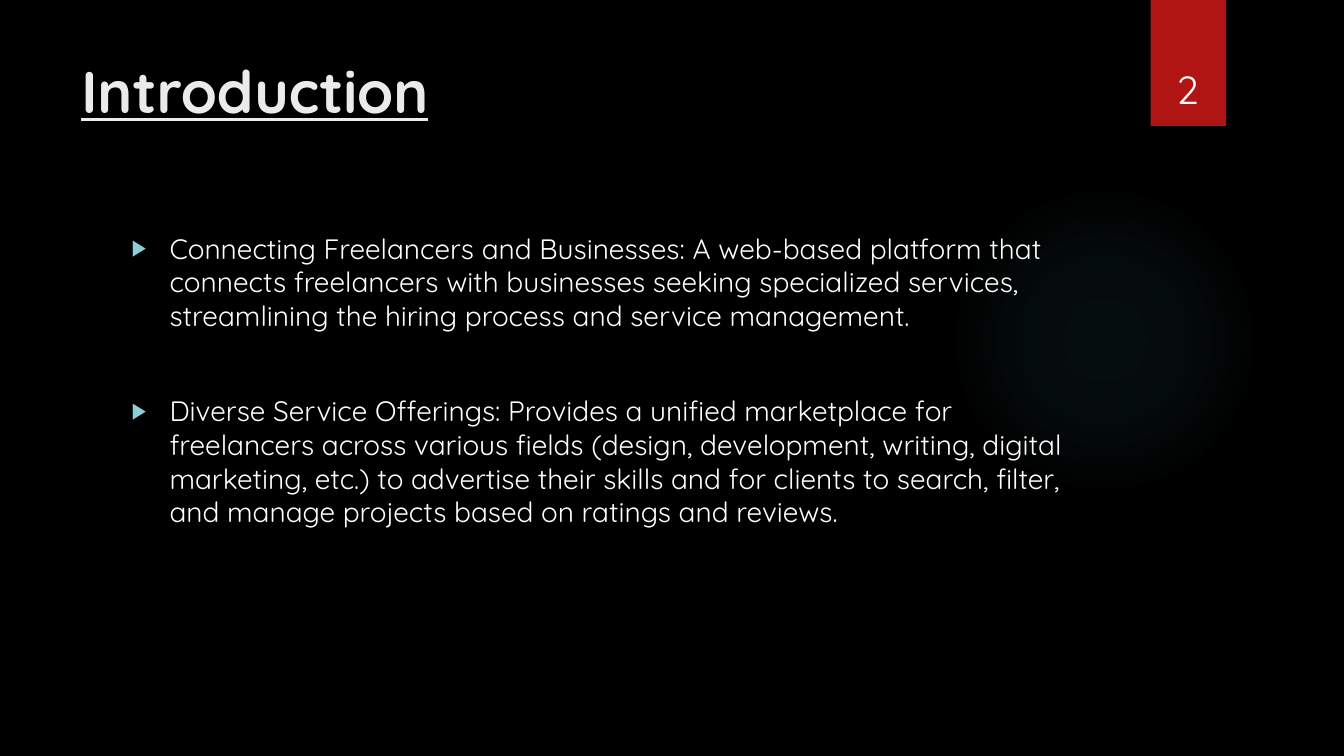
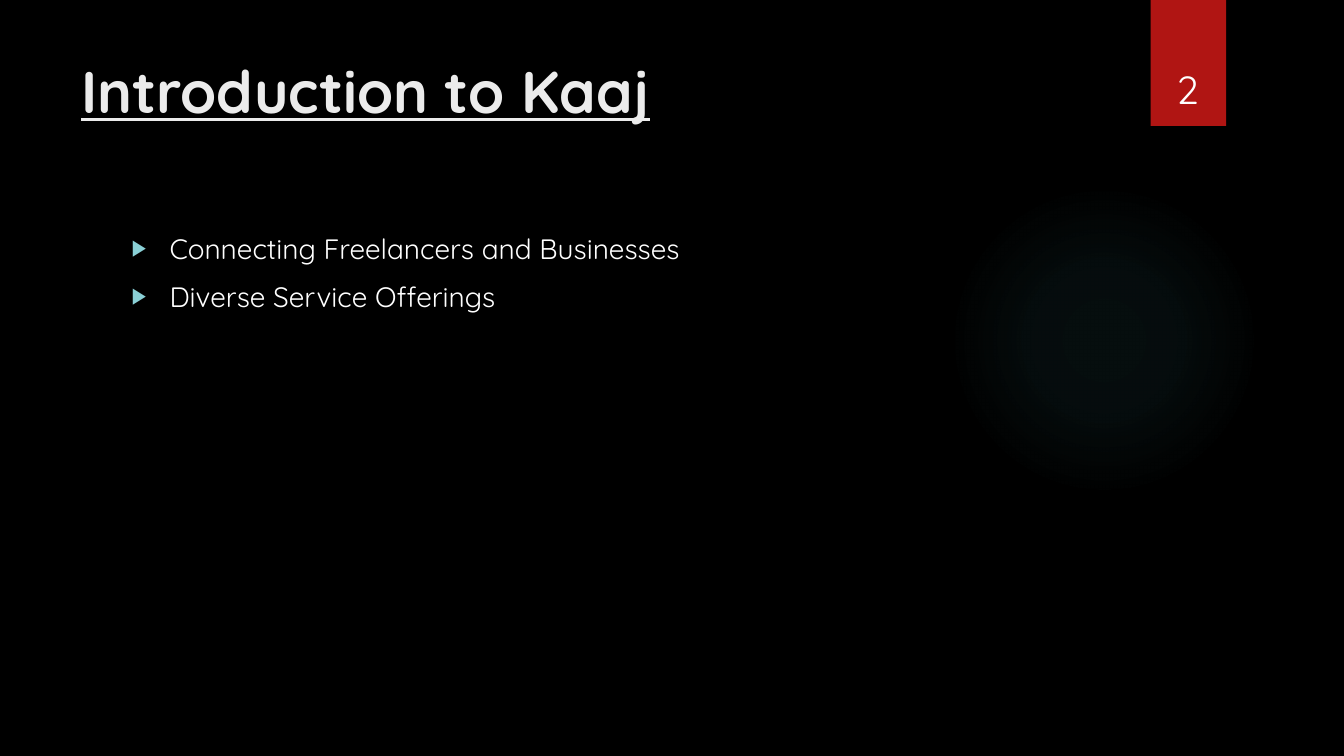
Before and after one commit to suyanthapa/Freelancing-Project, a slide deck: slide 2 of Documentation/Freelancing-Platform.pptx. Drawn at 1344x756 pixels with LibreOffice and Linux fonts; fonts in the diff are those of the drawing; background and template pictures are left out. Boxes give left, top, right and bottom in pixels: in the first picture for what was removed or moved away, otherwise in the second. Text is boxed around its words. In the diff, an @@ line names an element or a change of style, - is before the commit and + after.

Commit message:
edit: pptx

```diff
--- a/Documentation/Freelancing-Platform.pptx
+++ b/Documentation/Freelancing-Platform.pptx
@@ title at [81, 69, 650, 125]: text changed @@
-Introduction
+Introduction to Kaaj
@@ text at [170, 238, 679, 313]: text changed @@
-▶ Connecting Freelancers and Businesses: A web-based platform that connects freelancers with businesses seeking specialized services, streamlining the hiring process and service management.
-▶ Diverse Service Offerings: Provides a unified marketplace for freelancers across various fields (design, development, writing, digital marketing, etc.) to advertise their skills and for clients to search, filter, and manage projects based on ratings and reviews.
+▶ Connecting Freelancers and Businesses
+▶ Diverse Service Offerings
```
